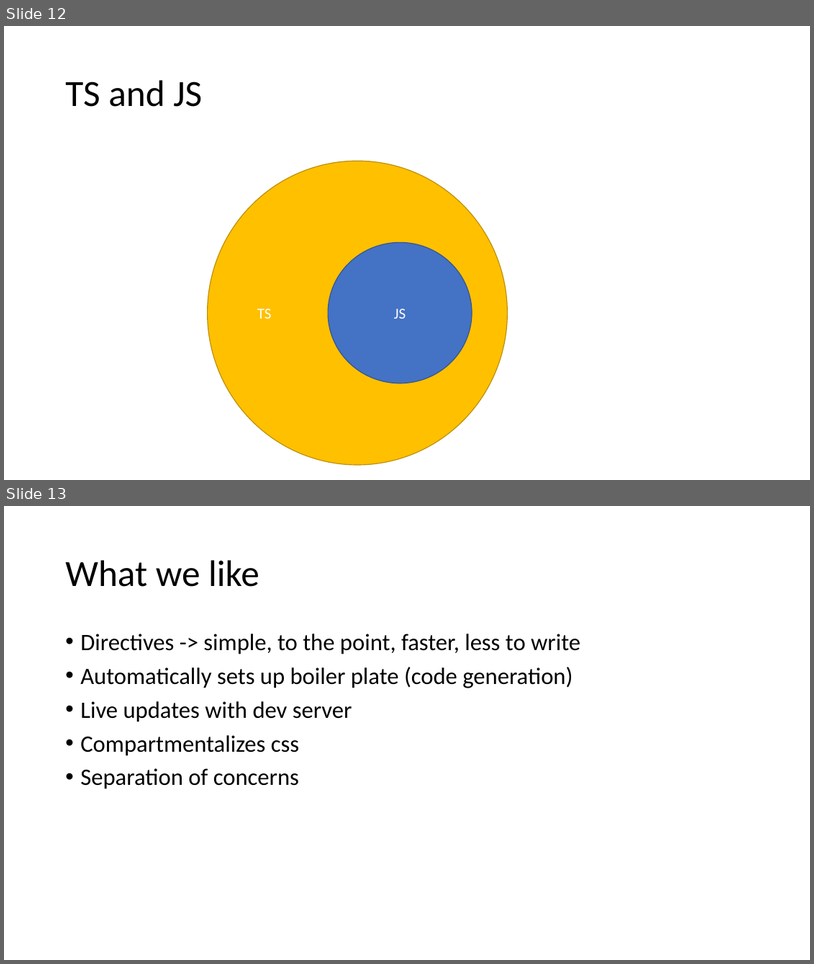
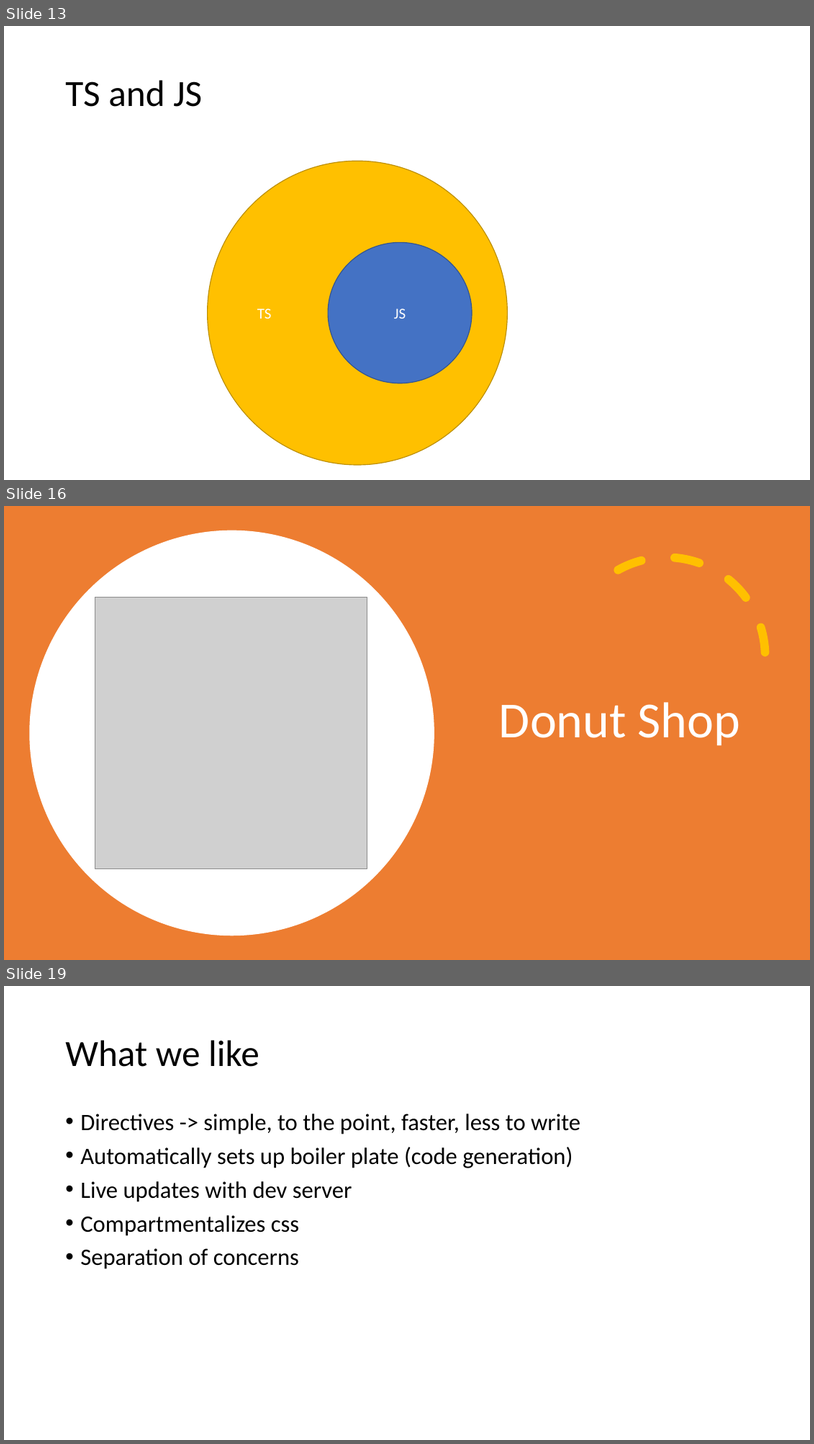
Before and after one commit to 200914ROC2/Training, a slide deck: 6Week-Angular/6w.pptx. Shown one above the other, each under a label of ours: slides 12 and 13 before the commit, slides 13, 16 and 19 after it; the slides between them are not shown. The pictures are 814x964 and 814x1444 pixels, drawn with LibreOffice and Linux fonts; fonts in the diff are those of the drawing; grey boxes stand for pictures. Boxes give left, top, right and bottom in pixels: in the first picture for what was removed or moved away, otherwise in the second. Text is boxed around its words. In the diff, an @@ line names an element or a change of style, - is before the commit and + after.

```diff
--- a/6Week-Angular/6w.pptx
+++ b/6Week-Angular/6w.pptx
@@ slide 16 added at [4,506,810,960], background #FFFFFF @@
@@ rectangle added at [4,506,810,960], fill #ED7D31 @@
@@ ellipse added at [29,530,435,936], fill #FFFFFF @@
@@ arc (boxed as its full ellipse) added at [568,557,766,755], outline #FFC000 10 pt dashed @@
@@ picture added at [95,597,367,868] @@
@@ title added at [499,702,741,746], 60 pt, text #FFFFFF @@
+Donut Shop
@@ what was slide 12 is now slide 13 @@
@@ what was slide 13 is now slide 19 @@
```
Also in this commit, not shown: 2 slides changed, 5 other slides added.
